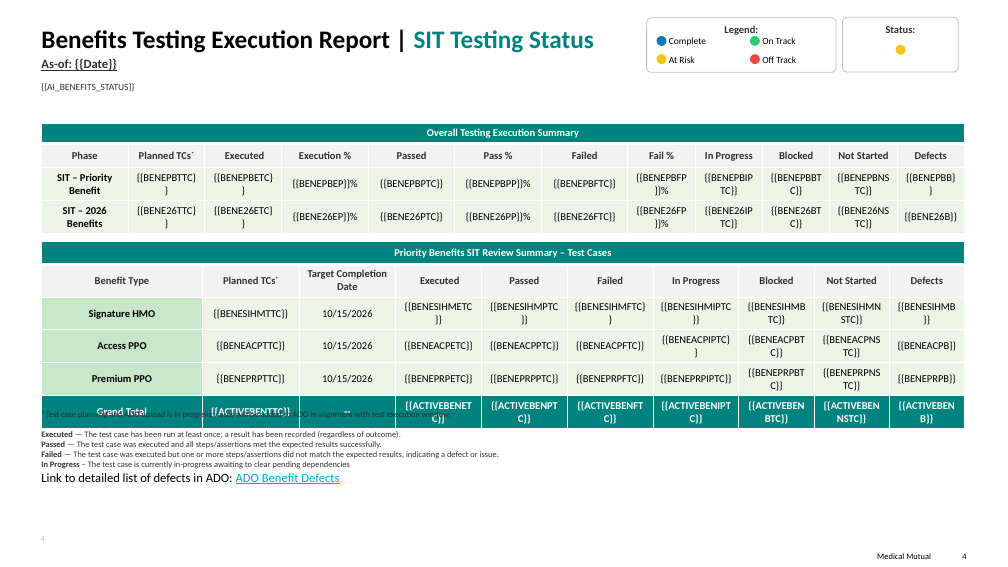
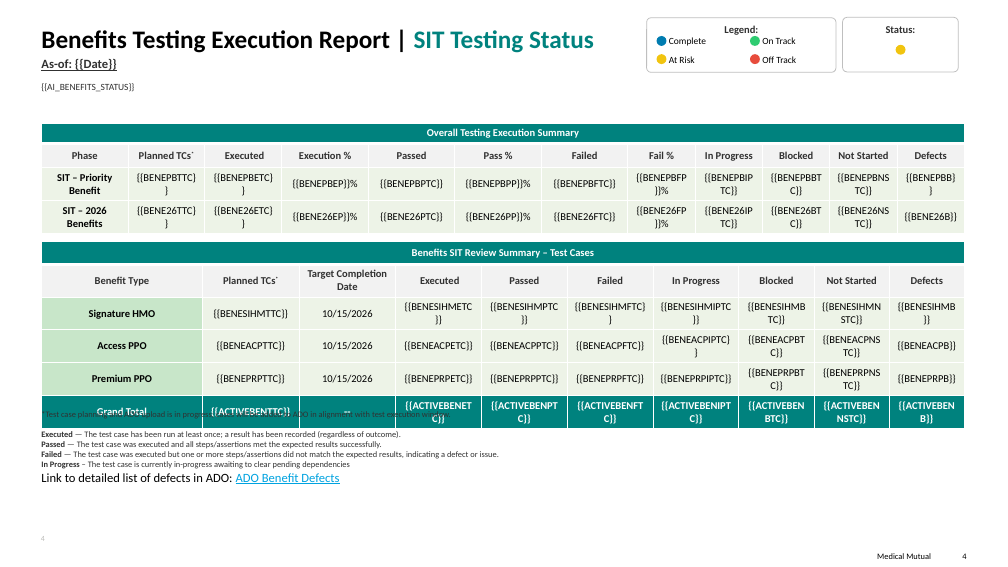
Before and after one commit to sgandhi3/Project-Management-Reporting, a slide deck: slide 4 of temp2.pptx. Drawn at 1008x567 pixels with LibreOffice and Linux fonts; fonts in the diff are those of the drawing; background and template pictures are left out. Boxes give left, top, right and bottom in pixels: in the first picture for what was removed or moved away, otherwise in the second. Text is boxed around its words. In the diff, an @@ line names an element or a change of style, - is before the commit and + after.

```diff
--- a/temp2.pptx
+++ b/temp2.pptx
@@ table at (x1=42, y1=241, x2=966, y2=428) @@
-row 1, column 1: Priority Benefits SIT Review Summary – Test Cases
+row 1, column 1: Benefits SIT Review Summary – Test Cases
```
